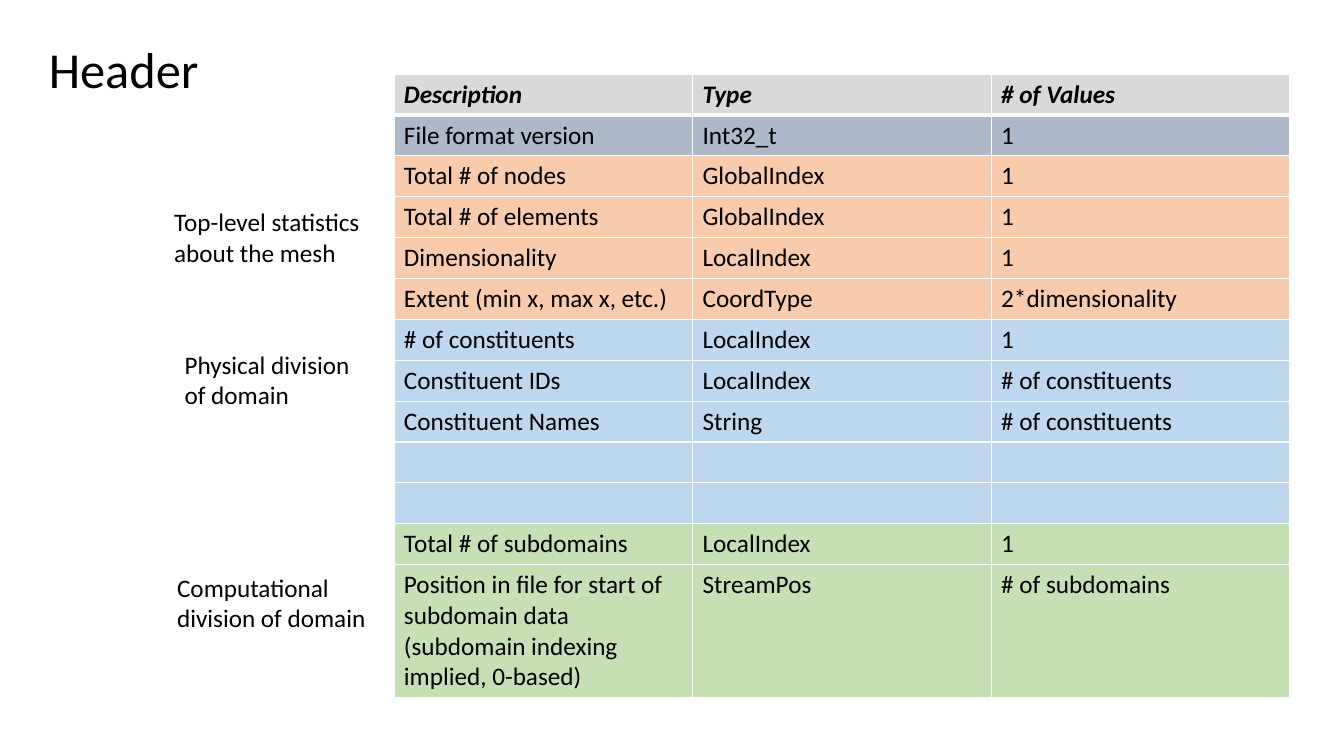
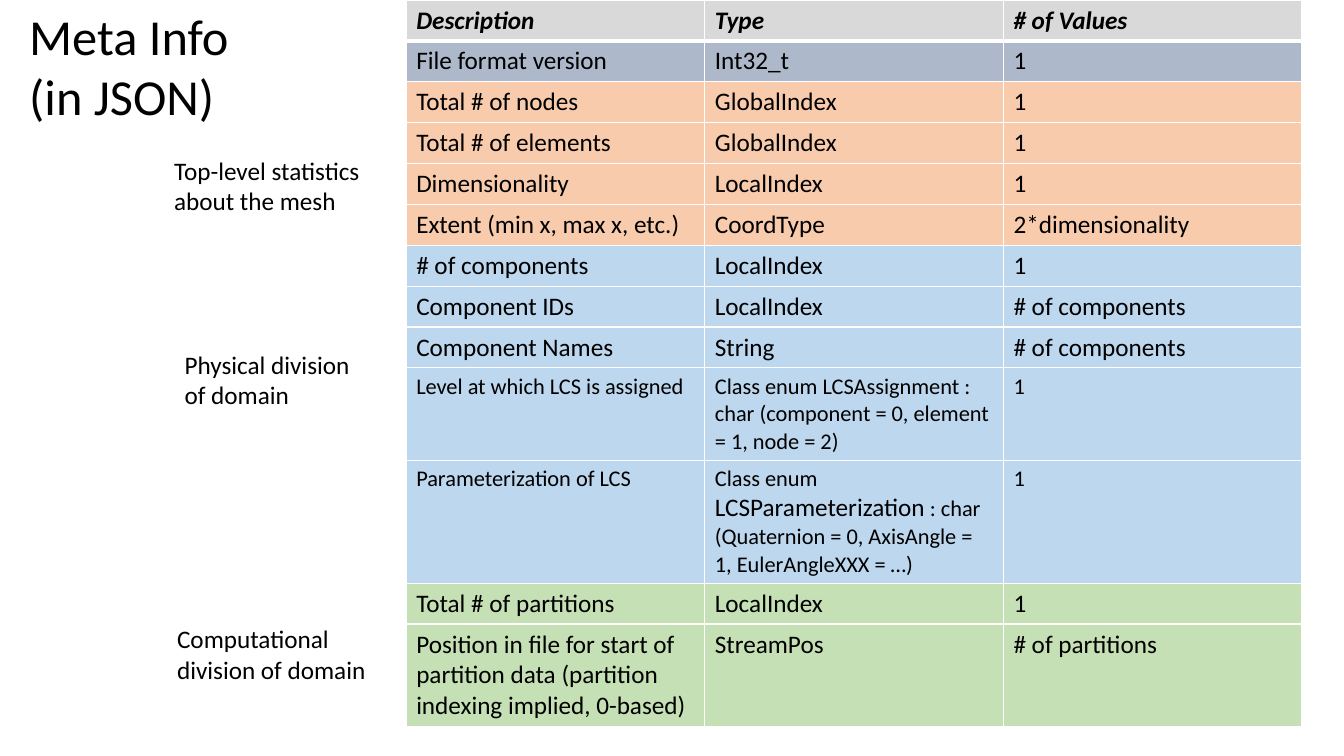
Before and after one commit to afrl/sheff-fea-io, a slide deck: slide 11 of docs/FormatSpecification.pptx (slide 12 before the commit). Drawn at 1344x756 pixels with LibreOffice and Linux fonts; fonts in the diff are those of the drawing. Boxes give left, top, right and bottom in pixels: in the first picture for what was removed or moved away, otherwise in the second. Text is boxed around its words. In the diff, an @@ line names an element or a change of style, - is before the commit and + after.

Commit message:
Polisher MeshWriter, separated parallel writer as MeshParWriter, and finished MeshReader.

```diff
--- a/docs/FormatSpecification.pptx
+++ b/docs/FormatSpecification.pptx
@@ text at (x1=29, y1=20, x2=229, y2=122): text changed @@
-Header
+Meta Info (in JSON)
@@ table at (x1=406, y1=0, x2=1302, y2=723) @@
-row 7, column 1: # of constituents
+row 7, column 1: # of components
-row 8, column 1: Constituent IDs
+row 8, column 1: Component IDs
-row 8, column 3: # of constituents
+row 8, column 3: # of components
-row 9, column 1: Constituent Names
+row 9, column 1: Component Names
-row 9, column 3: # of constituents
+row 9, column 3: # of components
-row 10:  |  | 
+row 10: Level at which LCS is assigned | Class enum LCSAssignment : char (component = 0, element = 1, node = 2) | 1
-row 11:  |  | 
+row 11: Parameterization of LCS | Class enum LCSParameterization : char (Quaternion = 0, AxisAngle = 1, EulerAngleXXX = …) | 1
-row 12, column 1: Total # of subdomains
+row 12, column 1: Total # of partitions
-row 13, column 1: Position in file for start of subdomain data (subdomain indexing implied, 0-based)
+row 13, column 1: Position in file for start of partition data (partition indexing implied, 0-based)
-row 13, column 3: # of subdomains
+row 13, column 3: # of partitions
@@ table resized from (x1=394, y1=74, x2=1290, y2=696) to (x1=406, y1=0, x2=1302, y2=723) @@
@@ text "Top-level statistics about the mesh" moved from (x1=174, y1=213, x2=360, y2=263) to (x1=174, y1=162, x2=360, y2=211) @@
@@ text "Computational division of domain" moved from (x1=177, y1=579, x2=366, y2=628) to (x1=177, y1=630, x2=366, y2=680) @@
```
Also in this commit, not shown: 7 other slides changed, 1 slide removed, 6 other files.
